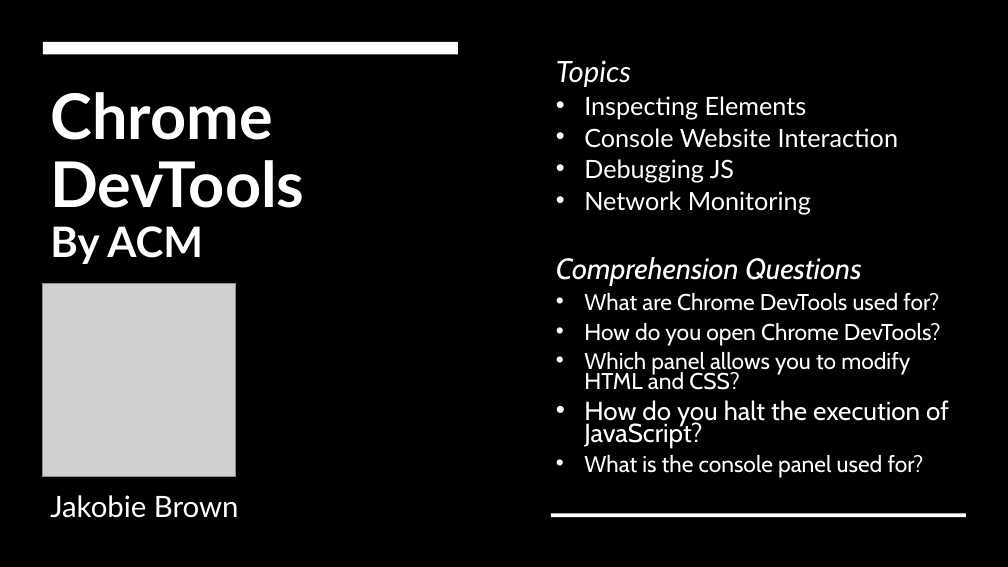
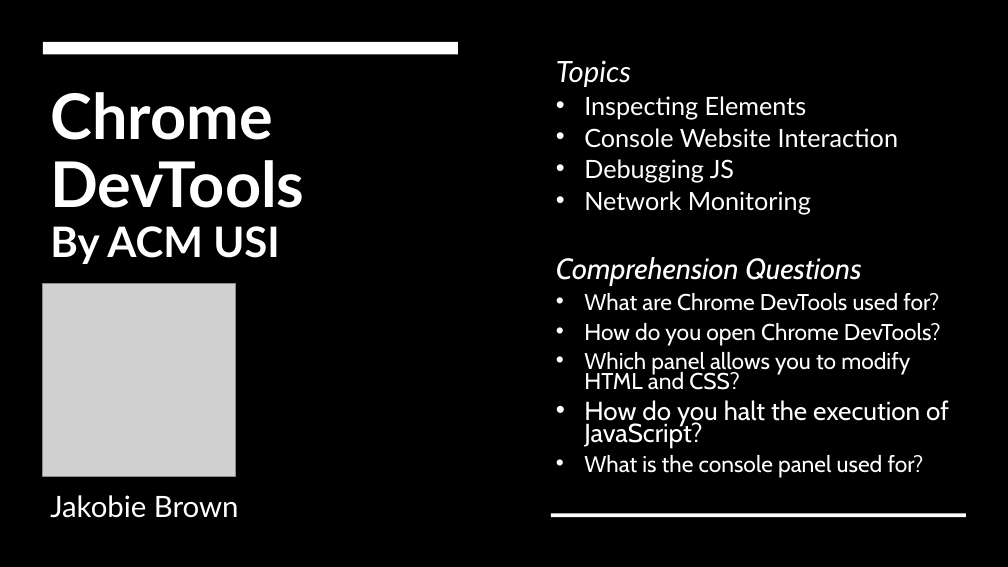
Before and after one commit to JakobieBrown/ChromeDevToolsWorkshop, a slide deck: slide 1 of ChromeDevToolsPresentation.pptx. Drawn at 1008x567 pixels with LibreOffice and Linux fonts; fonts in the diff are those of the drawing; grey boxes stand for pictures; background and template pictures are left out. Boxes give left, top, right and bottom in pixels: in the first picture for what was removed or moved away, otherwise in the second. Text is boxed around its words. In the diff, an @@ line names an element or a change of style, - is before the commit and + after.

```diff
--- a/ChromeDevToolsPresentation.pptx
+++ b/ChromeDevToolsPresentation.pptx
@@ title at <box>50,92,304,264</box>: text changed @@
-Chrome DevTools
-By ACM
+Chrome DevTools
+By ACM USI
```
Also in this commit, not shown: 5 other slides changed, 9 slides added, 2 slides removed, 3 other files.
